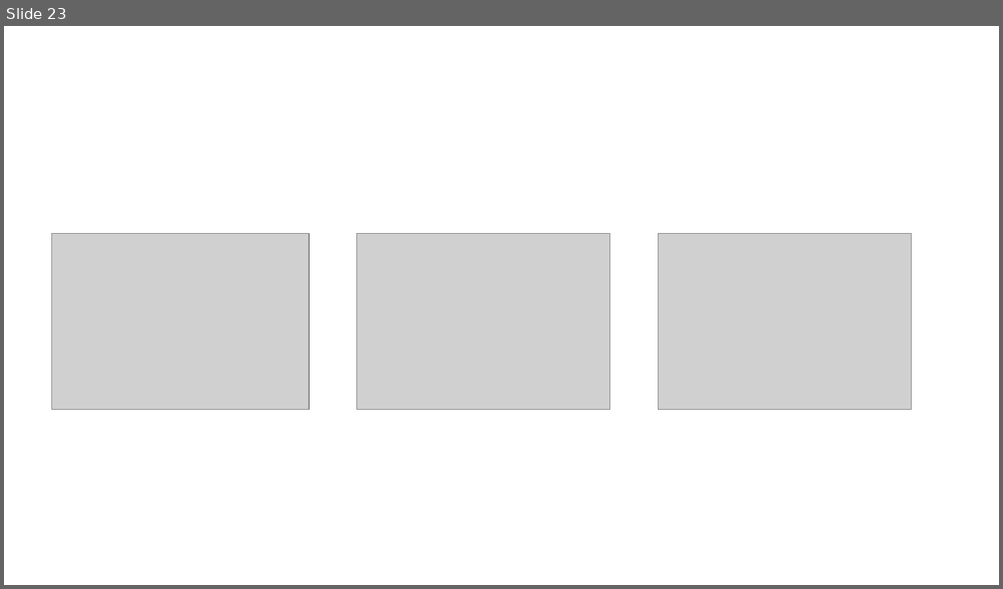
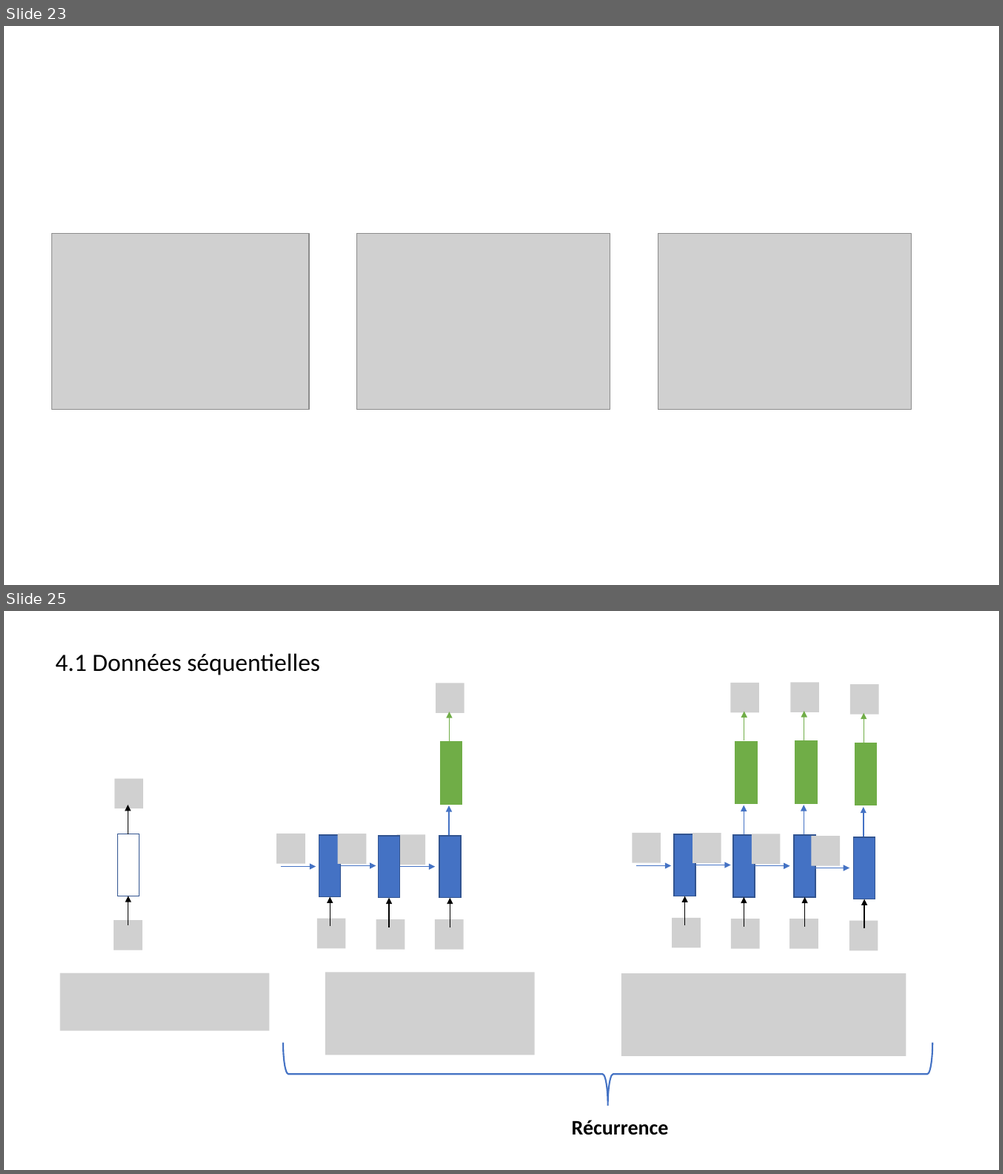
Before and after one commit to jolindien-git/jolindien-git.github.io, a slide deck: Intelligence Artificielle et Analyse de donnees.pptx. Shown one above the other, each under a label of ours: slide 23 before the commit, slides 23 and 25 after it; the slides between them are not shown. The pictures are 1003x589 and 1003x1174 pixels, drawn with LibreOffice and Linux fonts; fonts in the diff are those of the drawing; grey boxes stand for pictures. Boxes give left, top, right and bottom in pixels: in the first picture for what was removed or moved away, otherwise in the second. Text is boxed around its words. In the diff, an @@ line names an element or a change of style, - is before the commit and + after.

```diff
--- a/Intelligence Artificielle et Analyse de donnees.pptx
+++ b/Intelligence Artificielle et Analyse de donnees.pptx
@@ slide 25 added at <box>4,611,999,1170</box>, background #FFFFFF @@
@@ text added at <box>55,653,320,675</box>, 24 pt, text #000000 @@
+4.1 Données séquentielles
@@ group added at <box>316,684,464,950</box>: 7 arrows, 6 pictures, 4 rectangles @@
@@ group added at <box>632,683,879,951</box>: 14 arrows, 11 pictures, 7 rectangles @@
@@ picture added at <box>114,779,143,809</box> @@
@@ arrow added from (128, 834) to (128, 805), #000000 1 pt @@
@@ rectangle added at <box>117,834,139,896</box>, fill #FFFFFF, outline #325491 1 pt @@
@@ picture added at <box>276,834,304,864</box> @@
@@ arrow added from (281, 867) to (316, 867), #4472C4 1 pt @@
@@ arrow added from (128, 925) to (128, 896), #000000 1 pt @@
@@ picture added at <box>114,920,142,951</box> @@
@@ picture added at <box>60,974,270,1031</box> @@
@@ picture added at <box>325,973,535,1056</box> @@
@@ picture added at <box>621,974,905,1056</box> @@
@@ right brace added at <box>284,1042,933,1106</box>, outline #4472C4 1.5 pt @@
@@ text added at <box>572,1120,669,1136</box>, 20 pt, text #000000, bold @@
+Récurrence
```
Also in this commit, not shown: 1 slide changed, 3 other slides added, 1 other file.
